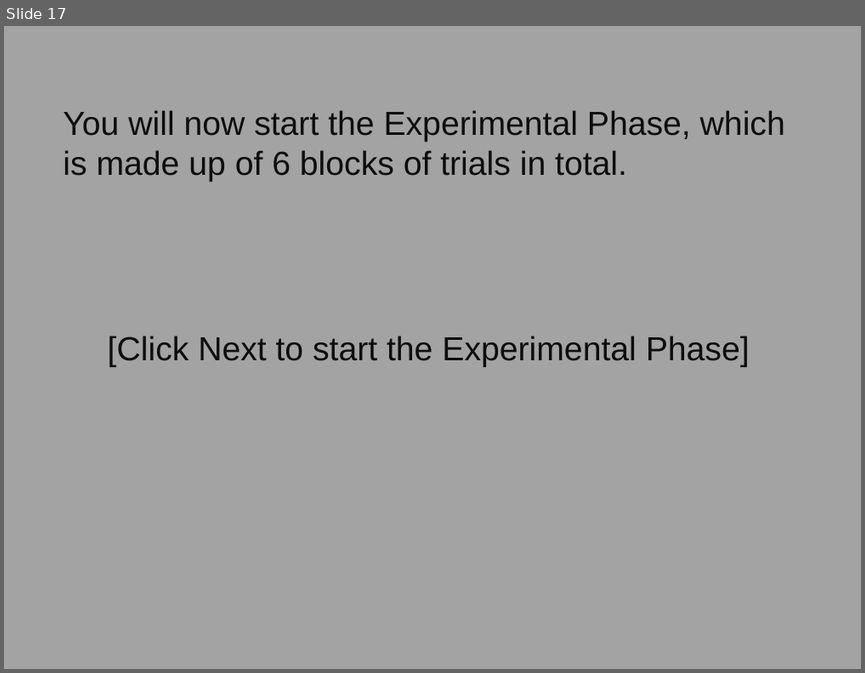
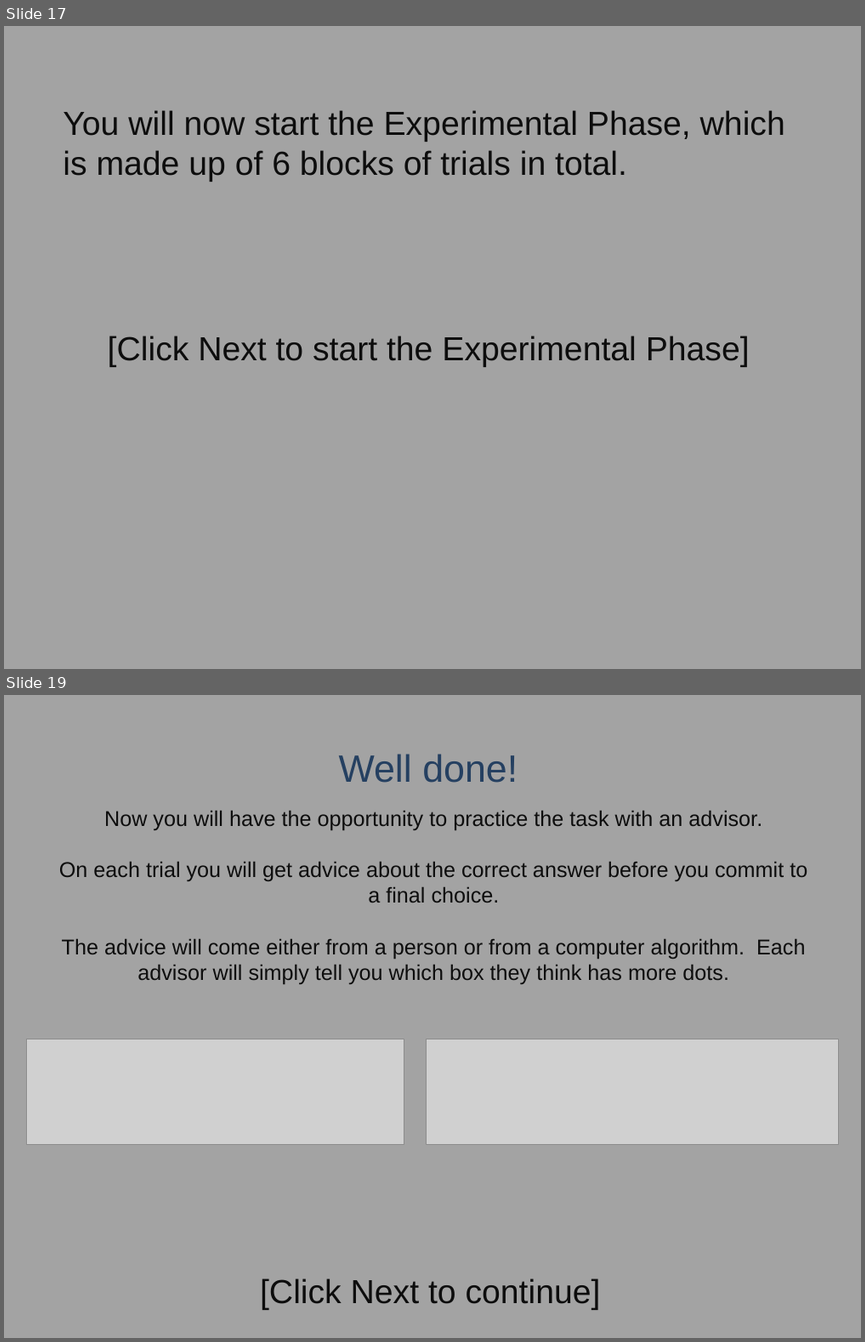
Before and after one commit to raj925/raj925.github.io, a slide deck: AdvisorChoice/instructions/Experiment 1a Instructions.pptx. Shown one above the other, each under a label of ours: slide 17 before the commit, slides 17 and 19 after it; the slides between them are not shown. The pictures are 865x673 and 865x1342 pixels, drawn with LibreOffice and Linux fonts; fonts in the diff are those of the drawing; grey boxes stand for pictures. Boxes give left, top, right and bottom in pixels: in the first picture for what was removed or moved away, otherwise in the second. Text is boxed around its words. In the diff, an @@ line names an element or a change of style, - is before the commit and + after.

Commit message:
Age Check, Instructions and Index Changes
- Chnaged age check to remove the upper age limit.
- Instructions updated to accomodate block 4 trials (and removed some errors)
- Index Html changed for presentation purposes.
- Added a thank you page at the end of the study.

```diff
--- a/AdvisorChoice/instructions/Experiment 1a Instructions.pptx
+++ b/AdvisorChoice/instructions/Experiment 1a Instructions.pptx
@@ slide 19 added at (4, 695, 861, 1338), background #A3A3A3 @@
@@ text added at (339, 754, 517, 783), 32 pt, text #254061 @@
+Well done!
@@ text added at (59, 811, 807, 984), 18 pt, text #0D0D0D @@
+Now you will have the opportunity to practice the task with an advisor.
+On each trial you will get advice about the correct answer before you commit to a final choice.
+The advice will come either from a person or from a computer algorithm. Each advisor will simply tell you which box they think has more dots.
@@ picture added at (26, 1039, 404, 1145) @@
@@ picture added at (426, 1039, 839, 1145) @@
@@ text added at (260, 1278, 601, 1310), 28 pt, text #0D0D0D @@
+[Click Next to continue]
```
Also in this commit, not shown: 2 slides changed, 5 other slides added, 36 other files.
